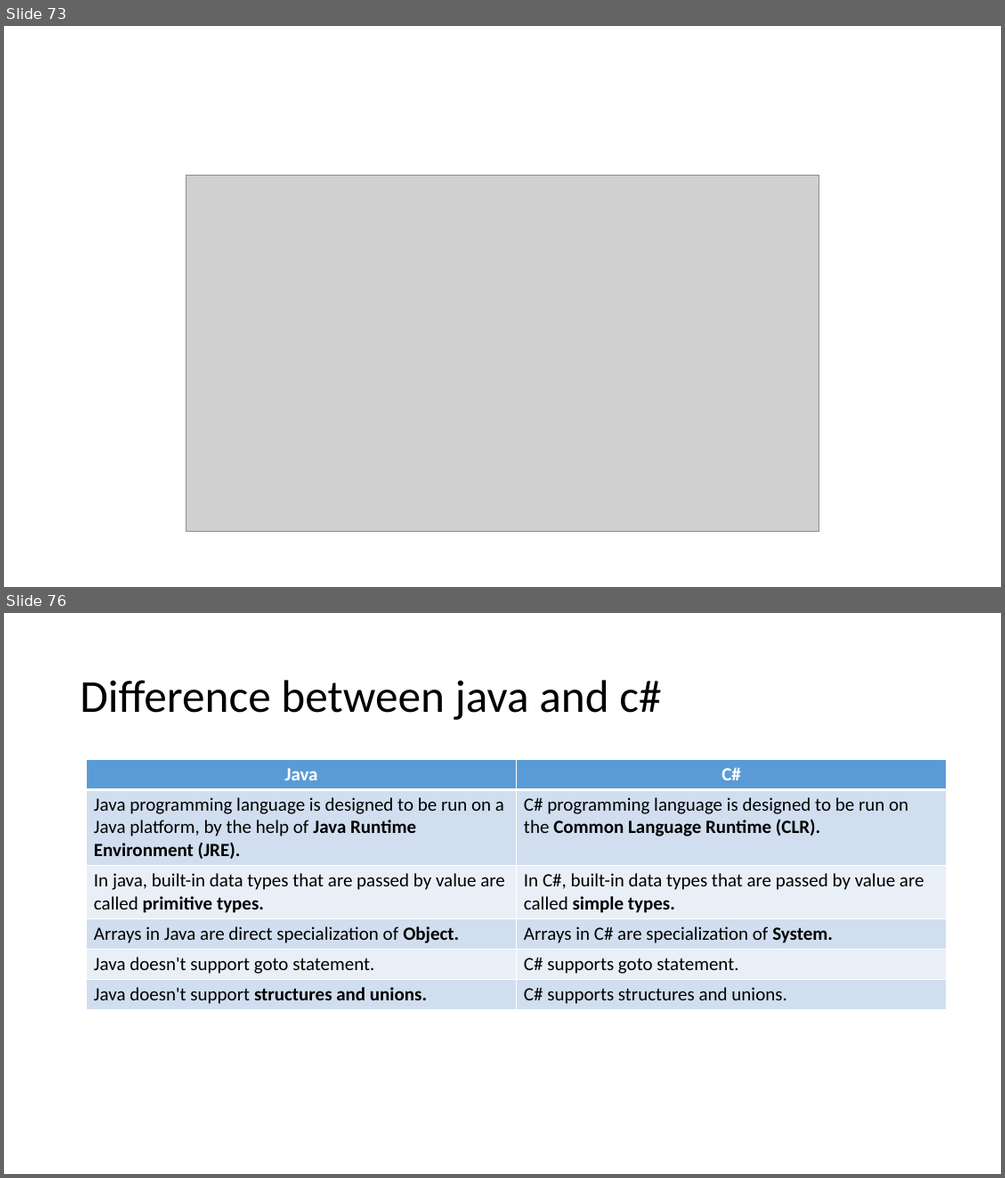
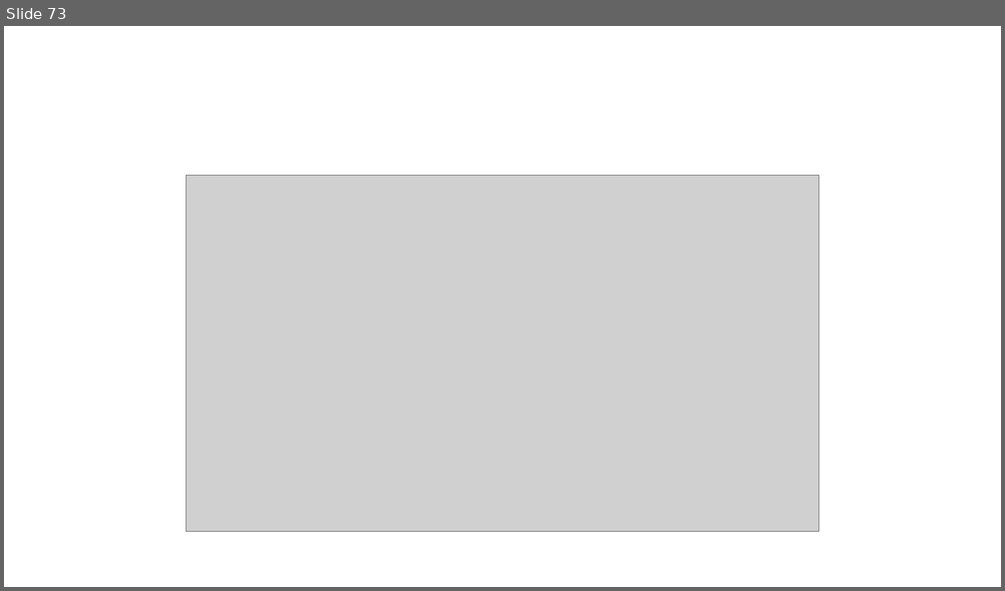
Before and after one commit to MadhuSudhan-Gangumolu/ppt, a slide deck: NET Introduction.pptx. Shown one above the other, each under a label of ours: slides 73 and 76 before the commit, slide 73 after it; the slides between them are not shown. The pictures are 1005x1178 and 1005x591 pixels, drawn with LibreOffice and Linux fonts; fonts in the diff are those of the drawing; grey boxes stand for pictures; background and template pictures are left out. Boxes give left, top, right and bottom in pixels: in the first picture for what was removed or moved away, otherwise in the second. Text is boxed around its words. In the diff, an @@ line names an element or a change of style, - is before the commit and + after.

```diff
--- a/NET Introduction.pptx
+++ b/NET Introduction.pptx
@@ slide 76 removed at bbox=[4, 613, 1001, 1174], background #FFFFFF @@
@@ title removed at bbox=[80, 680, 661, 720] @@
-Difference between java and c#
@@ table removed at bbox=[86, 759, 947, 1007], 6 rows, 2 columns @@
-Java | C#
-Java programming language is designed to be run on a Java platform, by the help of Java Runtime Environment (JRE). | C# programming language is designed to be run on the Common Language Runtime (CLR).
-In java, built-in data types that are passed by value are called primitive types. | In C#, built-in data types that are passed by value are called simple types.
-Arrays in Java are direct specialization of Object. | Arrays in C# are specialization of System.
-Java doesn't support goto statement. | C# supports goto statement.
-Java doesn't support structures and unions. | C# supports structures and unions.
```
Also in this commit, not shown: 13 other slides removed, 1 other file.
